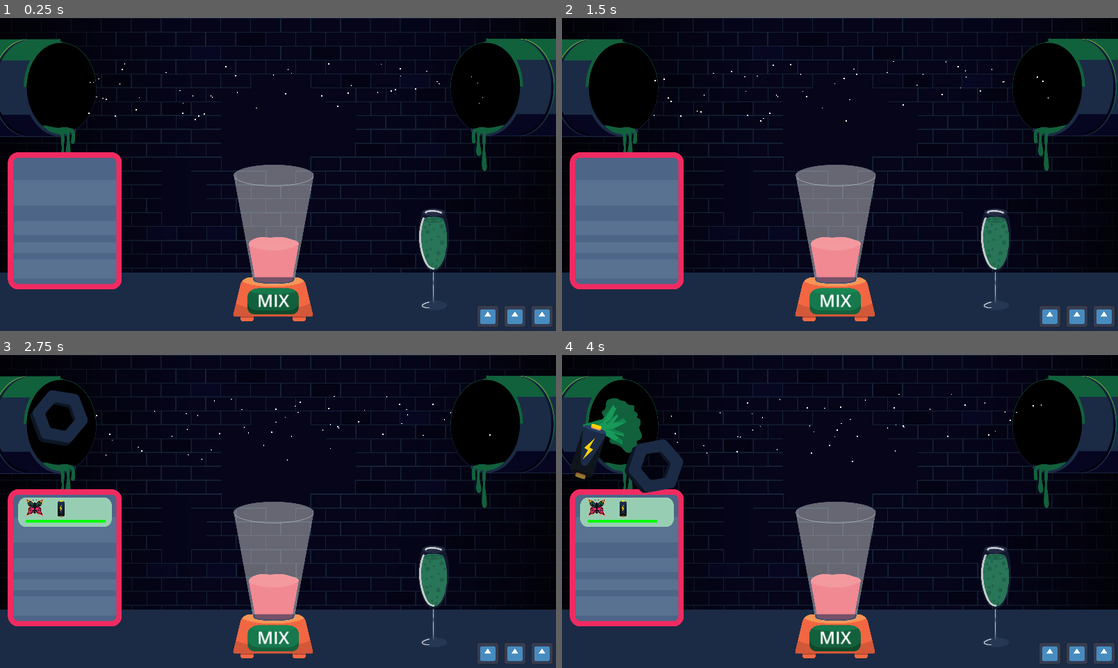
Above: before the commit, frames 1-4 (two rows, left to right).
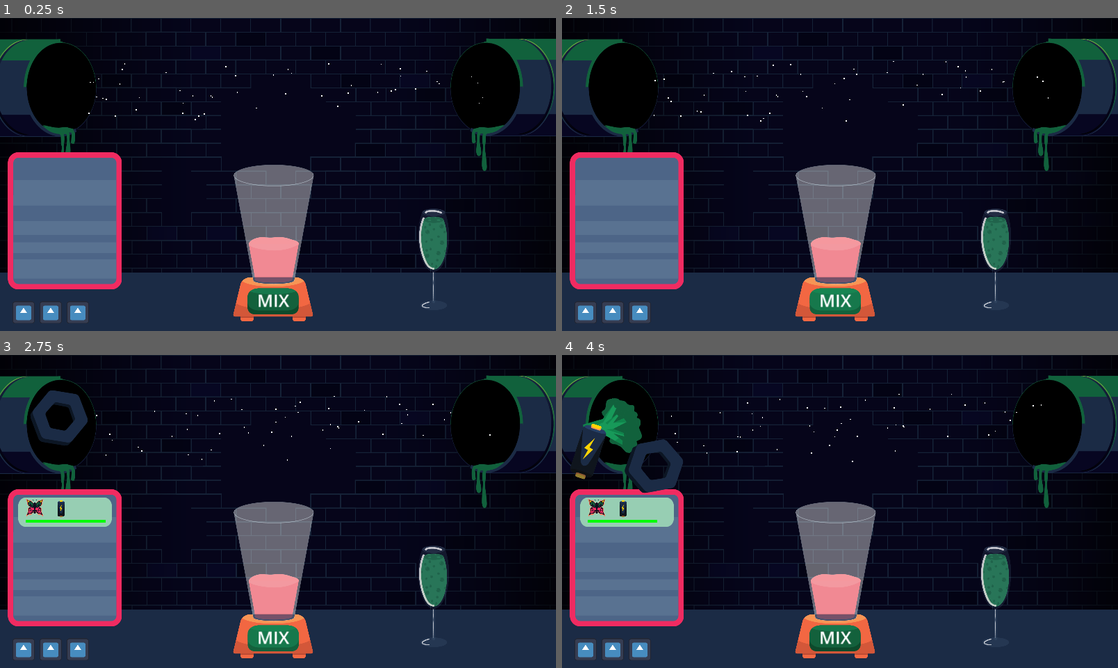
Above: after the commit, the same moments.

Repository: Daxidz/orbital-5-cyberpunk
Game: Godot game, scene res://src/main.tscn
Same seed, same stepped clock (60 frames per second), same inputs: the game is played once before the commit and once after it. This scene is started directly instead of the project's main scene. The engine's default icon, where the game draws it, is replaced by a stand-in: a white triangle on a blue panel in a dark square.
Inputs (mouse positions are in pixels of both pictures, inside the frame that each line leads up to):
- Up to frame 1 (0.25 s): no input
- Up to frame 2 (1.5 s): click (834, 299) at 0.5 s; click (834, 299) at 1.25 s
- Up to frame 3 (2.75 s): click (272, 636) at 2 s
- Up to frame 4 (4 s): move the mouse to (623, 414) at 2.77 s; press the mouse at (623, 414) at 2.78 s; move the mouse to (612, 411) at 3.52 s; release the mouse at (612, 411) at 3.53 s; click (612, 411) at 3.6 s

The runs differ from the first frame. In frame 1, 1.5% of the frame differs, in the area x 2-100%, y 90-99%; in frame 2, 1.5%; in frame 3, 1.5%; in frame 4, 1.5%.

Commit message:
Change hearts position

Diff:
--- a/src/main.tscn
+++ b/src/main.tscn
@@ -199,7 +199,7 @@
 [node name="ScoreManager" parent="." instance=ExtResource("13_n74ld")]
 z_index = 20
 z_as_relative = false
-position = Vector2(1646, 991)
+position = Vector2(43, 978)
 scale = Vector2(0.6, 0.6)
 
 [connection signal="timeout" from="TapisIngredients/Timer" to="TapisIngredients" method="_on_timer_timeout"]
